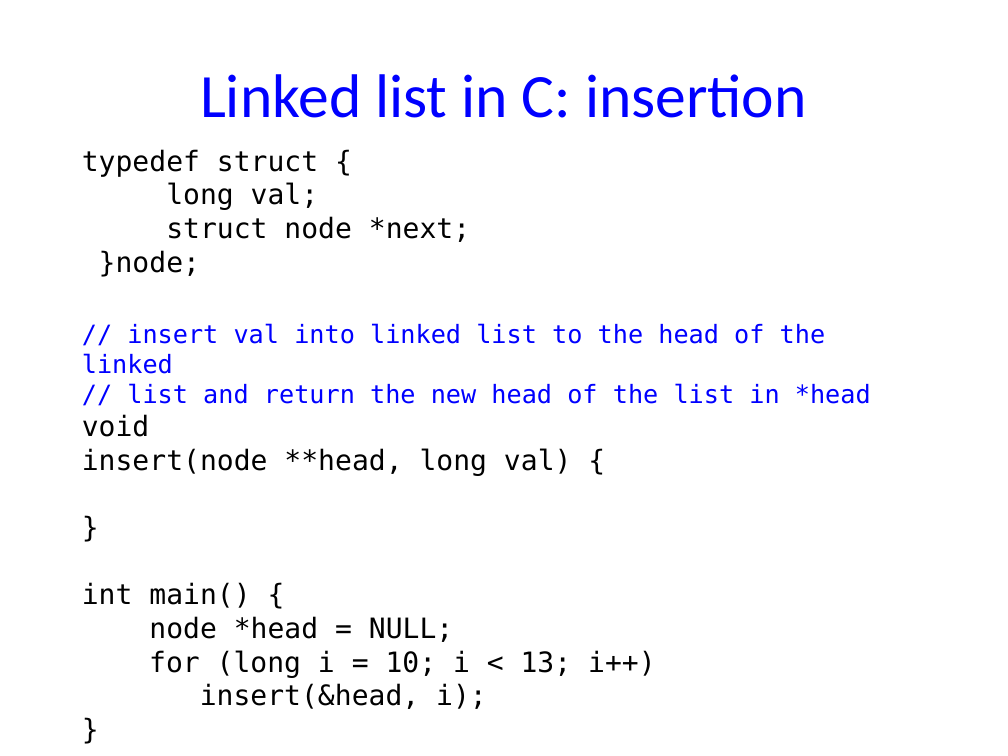
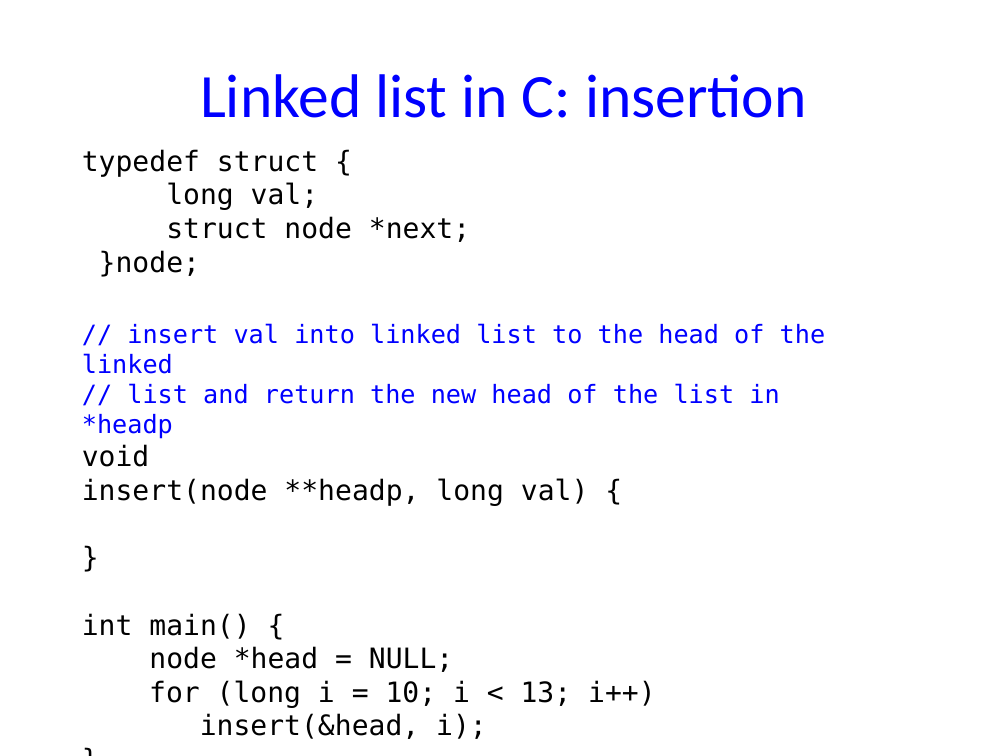
Before and after one commit to NYU-CSO/nyu-cso.github.io, a slide deck: slide 31 of notes/07-structs_malloc_2d.pptx. Drawn at 1008x756 pixels with LibreOffice and Linux fonts; fonts in the diff are those of the drawing. Boxes give left, top, right and bottom in pixels: in the first picture for what was removed or moved away, otherwise in the second. Text is boxed around its words. In the diff, an @@ line names an element or a change of style, - is before the commit and + after.

```diff
--- a/notes/07-structs_malloc_2d.pptx
+++ b/notes/07-structs_malloc_2d.pptx
@@ text at bbox=[82, 383, 779, 439]: text changed @@
-// list and return the new head of the list in *head
+// list and return the new head of the list in *headp
@@ text at bbox=[82, 478, 589, 506]: text changed @@
-insert(node **head, long val) {
+insert(node **headp, long val) {
```
Also in this commit, not shown: 6 other slides changed, 1 other file.
